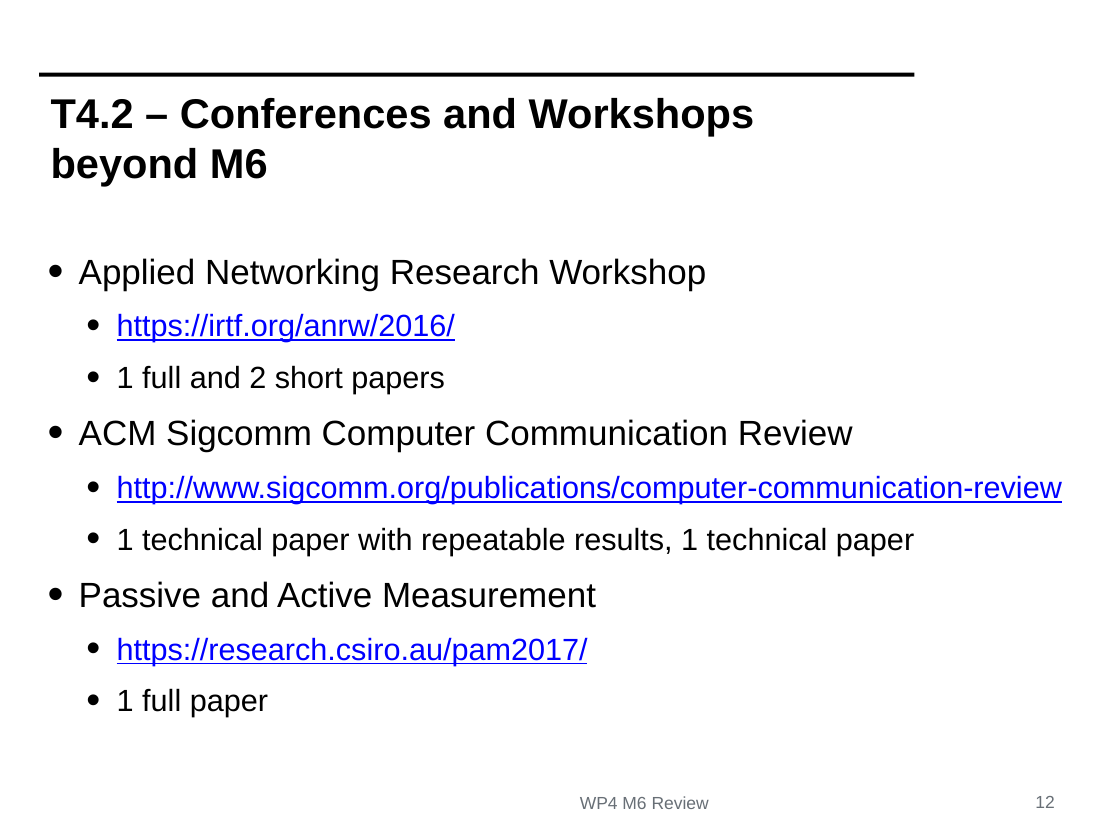
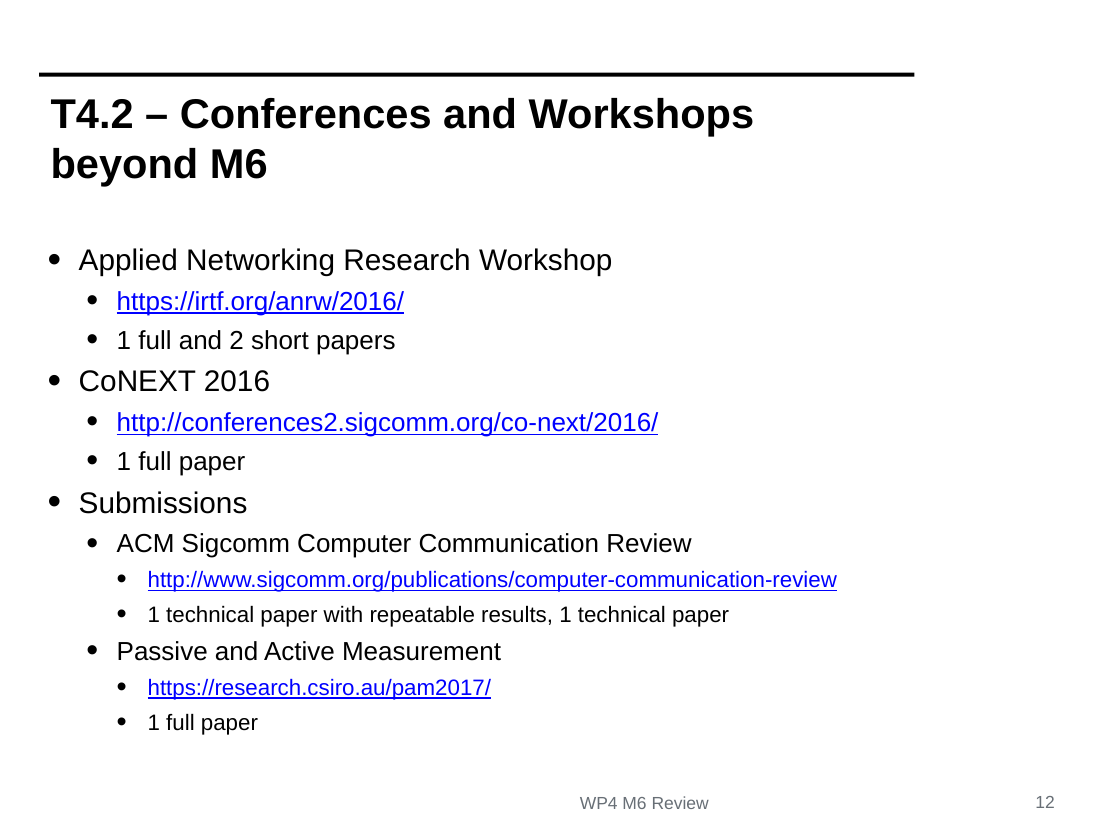
Before and after one commit to mami-project/roadshows, a slide deck: slide 12 of review1/WP4-ReviewM6.pptx. Drawn at 1120x840 pixels with LibreOffice and Linux fonts; fonts in the diff are those of the drawing; background and template pictures are left out. Boxes give left, top, right and bottom in pixels: in the first picture for what was removed or moved away, otherwise in the second. Text is boxed around its words. In the diff, an @@ line names an element or a change of style, - is before the commit and + after.

Commit message:
Update slide on papers, include PTO UI

```diff
--- a/review1/WP4-ReviewM6.pptx
+++ b/review1/WP4-ReviewM6.pptx
@@ text at box(79, 248, 837, 735): size 32 to 27.2 pt in "Applied Networking Research Workshop"; size 28 to 23.8 pt in "https://irtf.org/anrw/2016/", "1 full and 2 short papers"; size 32 to 23.8 pt in "ACM Sigcomm Computer Communication Review", "Passive and Active Measurement"; size 28 to 20.4 pt in "http://www.sigcomm.org/publications/computer-communication-r ...", "1 technical paper with repeatable results, 1 ...", "https://research.csiro.au/pam2017/", "1 full paper"; line spacing 1.2 to 1; list level 1 to 2 in "ACM Sigcomm Computer Communication Review"; list level 2 to 3 in "http://www.sigcomm.org/publications/computer-communication-r ..."; list level 2 to 3 in "1 technical paper with repeatable ..."; list level 1 to 2 in "Passive and Active Measurement"; list level 2 to 3 in "https://research.csiro.au/pam2017/"; list level 2 to 3 in "1 full paper" @@
@@ text at box(79, 370, 659, 514): paragraphs added @@
+• CoNEXT 2016
+  • http://conferences2.sigcomm.org/co-next/2016/
+  • 1 full paper
+• Submissions
```
Also in this commit, not shown: 2 other slides changed, 1 slide added.
